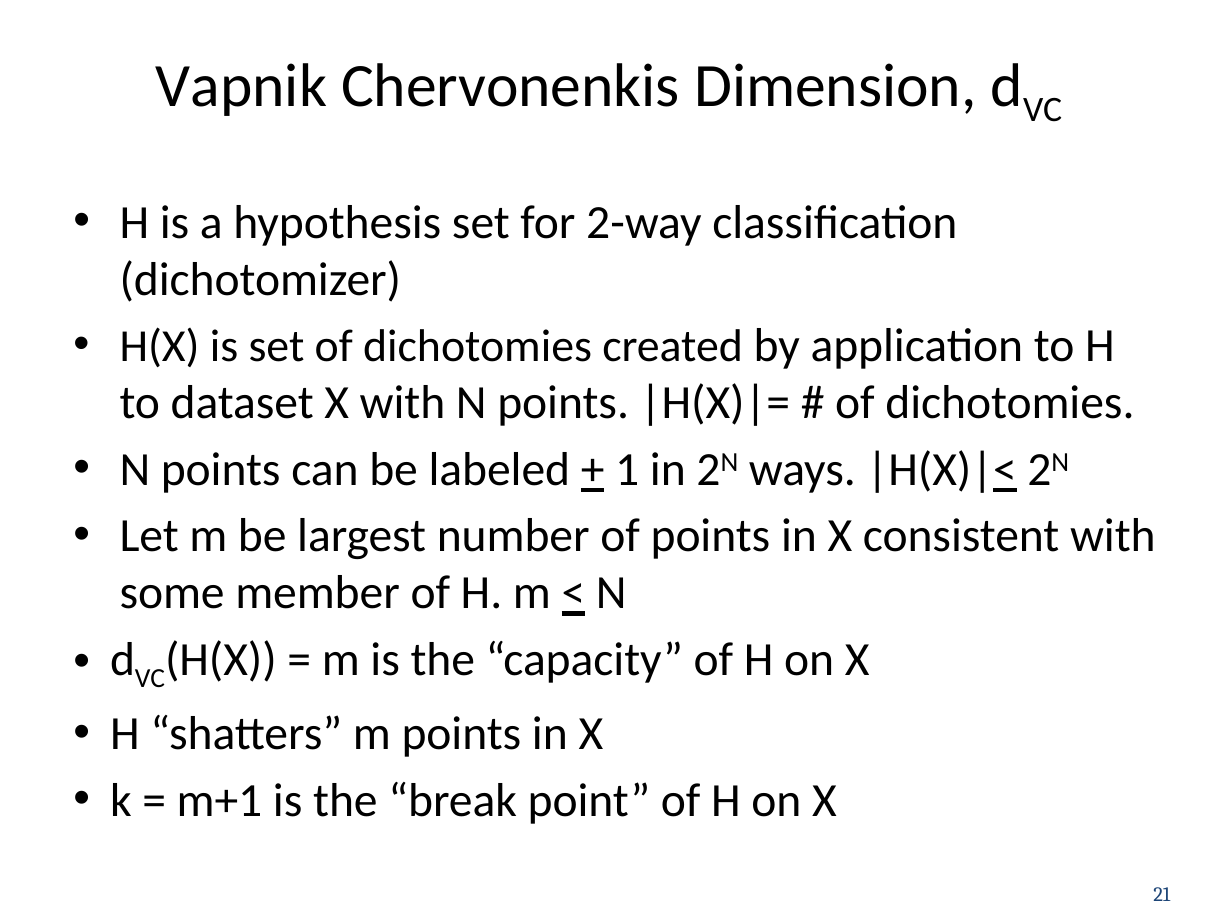
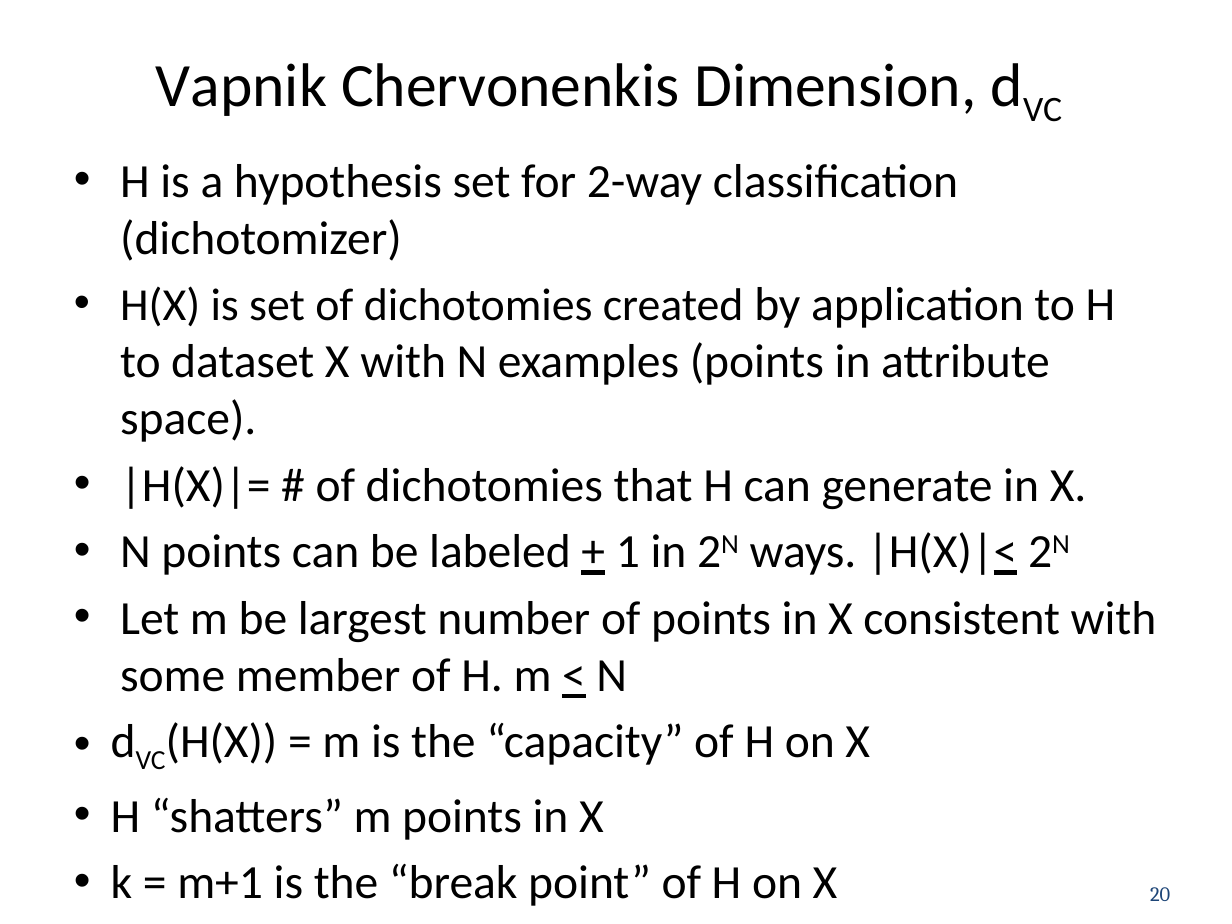
Before and after one commit to zhy9036/cs_2016_fall, a slide deck: slide 20 of 534_ANN/fundamentals of machine leaning 1.pptx (slide 21 before the commit). Drawn at 1232x924 pixels with LibreOffice and Linux fonts; fonts in the diff are those of the drawing. Boxes give left, top, right and bottom in pixels: in the first picture for what was removed or moved away, otherwise in the second. Text is boxed around its words. In the diff, an @@ line names an element or a change of style, - is before the commit and + after.

```diff
--- a/534_ANN/fundamentals of machine leaning 1.pptx
+++ b/534_ANN/fundamentals of machine leaning 1.pptx
@@ text "H is a hypothesis set ...": place and size @@
-text "H is a hypothesis set ..." at [110,205,1156,824]
+text "H is a hypothesis set ..." at [111,164,1157,906]
@@ text at [120,286,1116,509]: text changed @@
-• H(X) is set of dichotomies created by application to H to dataset X with N points. |H(X)|= # of dichotomies.
+• H(X) is set of dichotomies created by application to H to dataset X with N examples (points in attribute space).
+• |H(X)|= # of dichotomies that H can generate in X.
@@ page number at [1150,887,1170,901]: text changed @@
-21
+20
```
Also in this commit, not shown: 6 other slides changed, 4 slides added.
